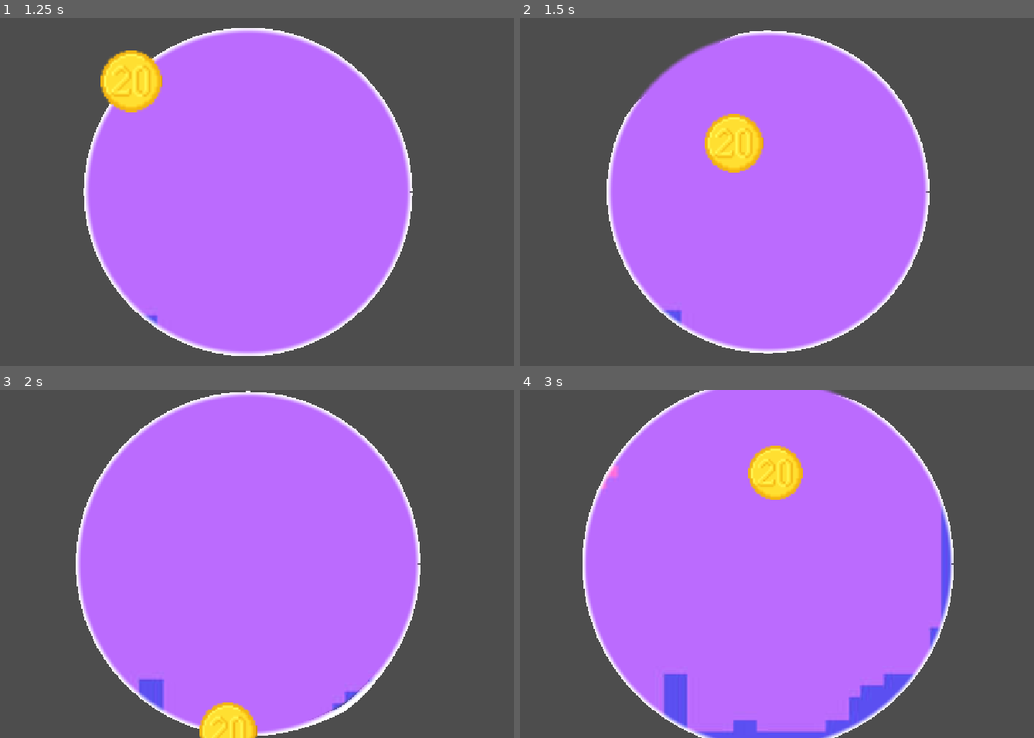
Above: before the commit, frames 1-4 (two rows, left to right).
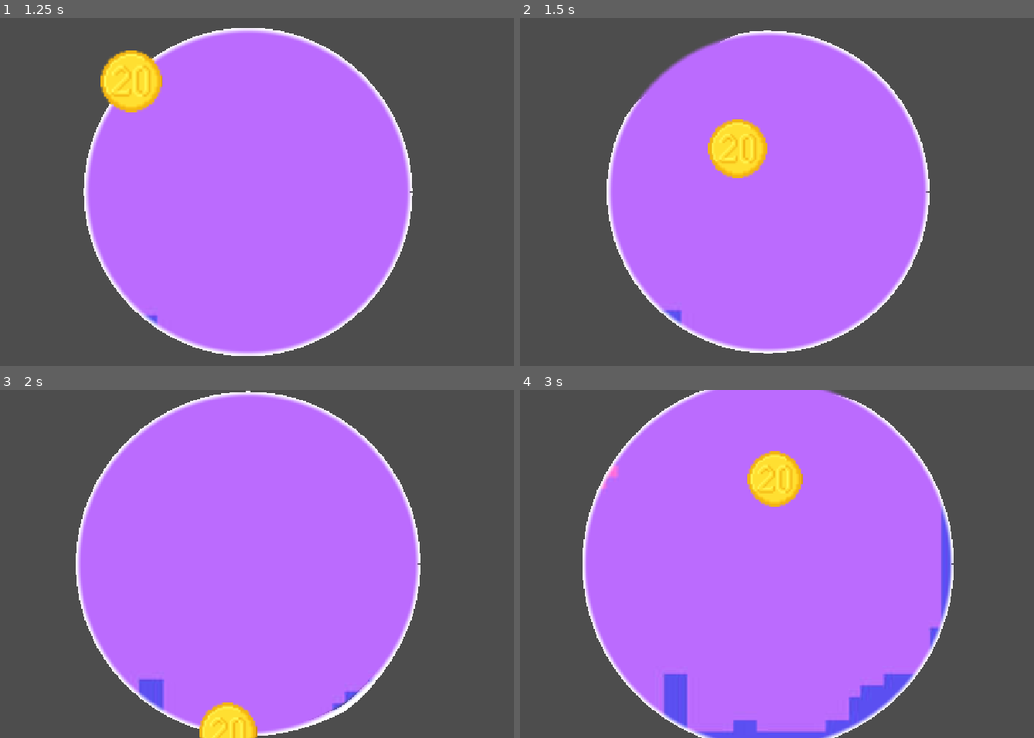
Above: after the commit, the same moments.

Repository: Dan-Yaacobi/CircleGame
Game: Godot game, scene res://Scenes/Circle.tscn
The game is run twice, just before and just after one commit, with the same random seed, the same clock (stepped at 60 frames per second) and the same inputs. This scene is started directly instead of the project's main scene.
Inputs (mouse positions are in pixels of both pictures, inside the frame that each line leads up to):
- Up to frame 1 (1.25 s): move the mouse to (215, 261) at 0.52 s; press the mouse at (215, 261) at 0.53 s
- Up to frame 2 (1.5 s): move the mouse to (951, 244) at 1.27 s; release the mouse at (951, 244) at 1.28 s; tap Space (test) at 1.35 s
- Up to frame 3 (2 s): no input
- Up to frame 4 (3 s): move the mouse to (581, 511) at 2.02 s; press the mouse at (581, 511) at 2.03 s; move the mouse to (797, 564) at 2.77 s; release the mouse at (797, 564) at 2.78 s; tap Space (test) at 2.85 s

Frame 1 is identical in both runs. In frame 2, 1.0% of the frame differs, in the area x 35-49%, y 27-46%; in frame 3, less than 0.1%; in frame 4, 0.8%.

Commit message:
Revert "Add a small impact bounce to the coin, synced with the boundary bend"
This reverts commit bc092a8710771d0a0f24344bbf753d003ead4dd9.

Diff:
--- a/Scripts/player.gd
+++ b/Scripts/player.gd
@@ -8,12 +8,6 @@
 @export var launch_speed: float = 400.0
 @export var reveal_radius: float = 14.0  # used by circles that support scratch-reveal
 
-## Impact bounce: on landing, the sprite pops outward and springs back —
-## same damped-spring feel as the boundary's bend, so they read together.
-@export var bounce_strength: float = 8.0  # px, max outward pop on impact
-@export var bounce_stiffness: float = 160.0  # spring tension — higher snaps back faster/harder
-@export var bounce_damping: float = 12.0  # higher settles the wobble faster, less bounce
-
 @onready var circle = $".."  # Circle or ScratchCircle — duck-typed (global_position, curr_radius)
 
 var angle: float = 0.0
@@ -21,20 +15,8 @@
 var launch_dir: Vector2
 var is_charging: bool = false
 
-var _bounce_offset: float = 0.0
-var _bounce_velocity: float = 0.0
-
 func _ready():
 	angle = (global_position - circle.global_position).angle()
-
-func _process(delta: float) -> void:
-	if absf(_bounce_offset) < 0.001 and absf(_bounce_velocity) < 0.001:
-		return
-	var accel = -bounce_stiffness * _bounce_offset - bounce_damping * _bounce_velocity
-	_bounce_velocity += accel * delta
-	_bounce_offset += _bounce_velocity * delta
-	var outward = (global_position - circle.global_position).normalized()
-	sprite.position = outward * (_bounce_offset / scale.x)
 
 func _physics_process(delta):
 	match state:
@@ -76,9 +58,6 @@
 	if circle.has_method("bend_boundary"):
 		circle.bend_boundary(angle)
 
-	_bounce_velocity = 0.0
-	_bounce_offset = bounce_strength
-
 func _unhandled_input(event: InputEvent) -> void:
 	if event.is_action_pressed("shoot"):
 		is_charging = true
